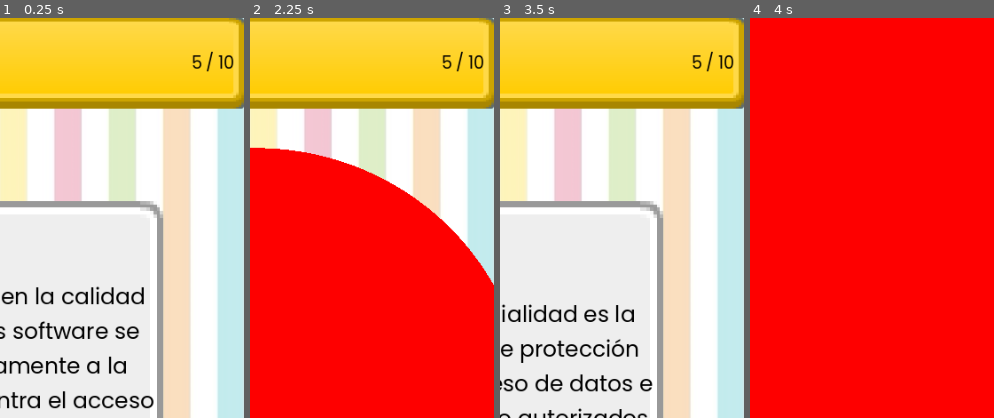
Above: before the commit, frames 1-4 (left to right).
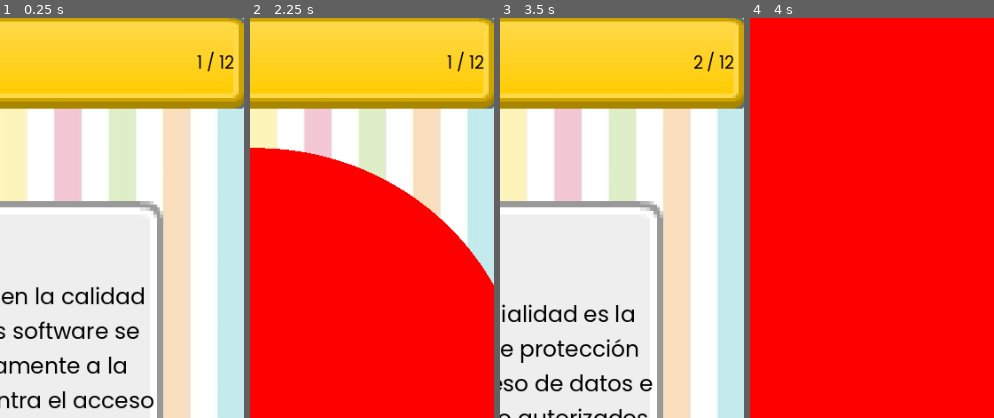
Above: after the commit, the same moments.

Repository: gus0117/godot-true-or-false-game
Game: Godot game, scene res://Scenes/ui_true_or_false.tscn
Two runs of this game, one before a commit and one after it. Both use one fixed random seed, a clock stepped at 60 frames per second and the inputs below.
Inputs:
- Up to frame 1 (0.25 s): no input
- Up to frame 2 (2.25 s): click "Skip" at 0.5 s; click "Skip" at 1.25 s; click "True" at 2 s
- Up to frame 3 (3.5 s): click "Next" at 2.75 s
- Up to frame 4 (4 s): click "False" at 3.5 s
The pictures show only the part of the screen within x 50-100%, y 0-50%; the shares and areas given below are measured in that part.

The runs differ from the first frame. In frame 1, 0.3% of the frame differs, in the area x 78-96%, y 8-14%; in frame 2, 0.3%; in frame 3, 0.3%; in frame 4, nothing differs.

Commit message:
Add question count component and logic

Diff:
--- a/Scenes/ui_true_or_false.tscn
+++ b/Scenes/ui_true_or_false.tscn
@@ -7,6 +7,7 @@
 [ext_resource type="Script" path="res://Scripts/score_component.gd" id="3_bu28q"]
 [ext_resource type="Texture2D" uid="uid://dhxc8xpeuigls" path="res://Assets/Buttons/Options/grey_box.png" id="4_gtukq"]
 [ext_resource type="Texture2D" uid="uid://b28vcnbp4601h" path="res://Assets/Panel/blue_button05.png" id="4_peef8"]
+[ext_resource type="Script" path="res://Scripts/question_count_component.gd" id="5_few0u"]
 [ext_resource type="Texture2D" uid="uid://bjlmdr5gjou6j" path="res://Assets/Buttons/True/green_button07.png" id="5_ok6gm"]
 [ext_resource type="PackedScene" uid="uid://bqjrh7vfh5hgs" path="res://Scenes/timer.tscn" id="5_wkh5a"]
 [ext_resource type="Texture2D" uid="uid://p2abyma3qxoo" path="res://Assets/Buttons/True/green_button09.png" id="6_8qdf8"]
@@ -158,6 +159,7 @@
 theme_override_constants/margin_top = 10
 theme_override_constants/margin_right = 10
 theme_override_constants/margin_bottom = 10
+script = ExtResource("5_few0u")
 
 [node name="HBoxContainer" type="HBoxContainer" parent="TopPanel/QuestionCountComponent"]
 layout_mode = 2
--- a/Scripts/Managers/GameManager.gd
+++ b/Scripts/Managers/GameManager.gd
@@ -3,16 +3,17 @@
 
 # Settings
 var score: int = 0
-var amountQuestion: int = 0
-var questionCount: int = 1
+
+#References
+var qm : QuestionManager
 
 #Signals
 signal on_points_updated(p : int)
 
 func _ready():
-	var qm: QuestionManager = get_tree().get_first_node_in_group("QuestionManager")
-	qm.on_update_index.connect(AddQuestionCount)
-	qm.answer_checked.connect(SetScore)
+	if get_tree().has_group("QuestionManager"):
+		qm = get_tree().get_first_node_in_group("QuestionManager")
+		qm.answer_checked.connect(SetScore)
 
 func SetScore(value: int) -> void:
 	score += value
@@ -20,9 +21,3 @@
 		score = 0
 	print("Score: " + str(score))
 	on_points_updated.emit(score) # Score component needs score, but Popup component needs value :/
-
-func SetAmountQuestions(value: int) -> void:
-	amountQuestion = value
-
-func AddQuestionCount() -> void:
-	questionCount += 1
--- a/Scripts/Managers/QuestionManager.gd
+++ b/Scripts/Managers/QuestionManager.gd
@@ -15,9 +15,12 @@
 signal on_update_question(quest: String) #emit when current question was updated
 signal on_update_index #emit when index was updated
 signal answer_checked(ans: int) #Emit when the answer was checked and send if answer was correct = 1, incorrect = -1 or no answer = 0
+signal amount_obtained(amunt: int) #Emit when the amount of questions has been obtained
 
 func _ready():
 	questionList = QLManager.get_questions()
+	# When list loaded
+	amount_obtained.emit(get_amount_questions())
 	getNextQuestion()
 
 #Register the player answer
@@ -48,7 +51,7 @@
 	on_update_index.emit()
 	return currentQuestion
 
-func getAmountQuestions() -> int :
+func get_amount_questions() -> int :
 	return questionList.size()
 
 func isGameFinish() -> bool:
--- /dev/null
+++ b/Scripts/question_count_component.gd
@@ -0,0 +1,24 @@
+extends MarginContainer
+
+class_name QuestionCountComponent
+
+@onready var count_label = $HBoxContainer/CountLabel
+@onready var amount_label = $HBoxContainer/AmountLabel
+
+var qm : QuestionManager
+var index: int = 1
+
+func _ready():
+	if get_tree().has_group("QuestionManager"):
+		qm = get_tree().get_first_node_in_group("QuestionManager")
+		qm.amount_obtained.connect(update_amount_label)
+		qm.on_update_index.connect(update_count_label)
+	pass
+
+func update_count_label() -> void:
+	count_label.text = str(index)
+	index += 1
+
+func update_amount_label(amount: int) -> void:
+	amount_label.text = "/ " + str(amount)
+	qm.amount_obtained.disconnect(update_amount_label)
Not shown: 1 places in Scenes/ui_true_or_false.tscn that only renumber resources
